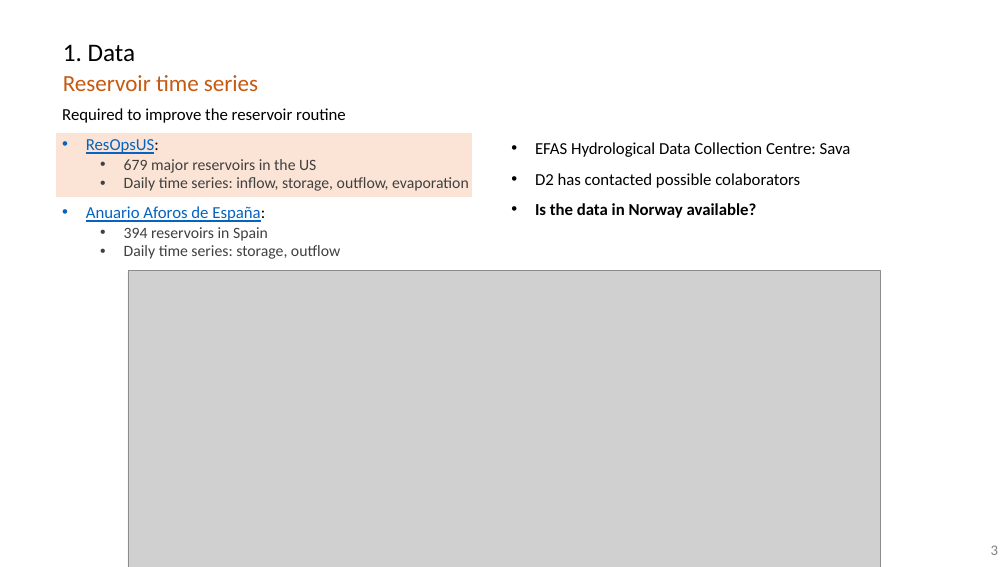
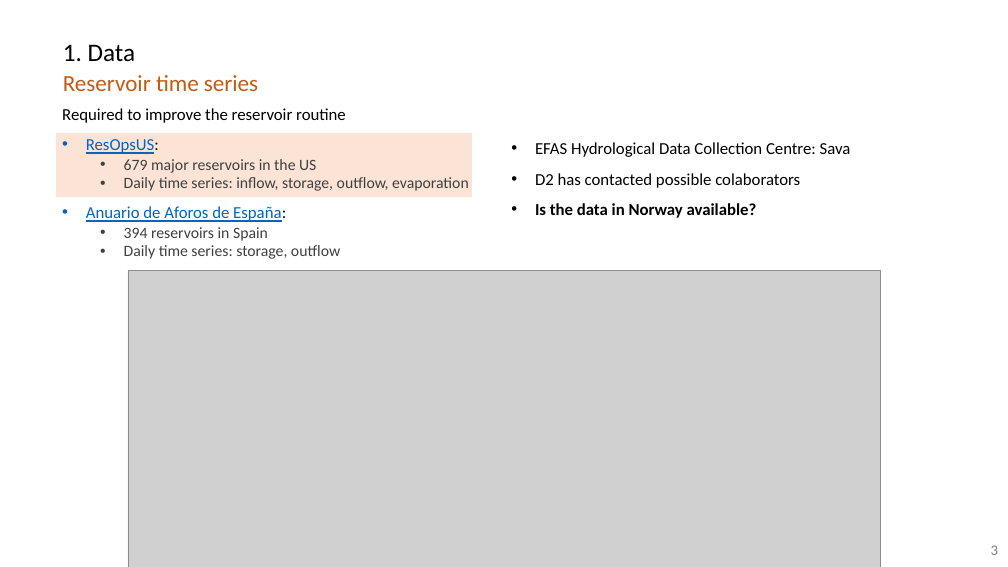
Before and after one commit to casadoj/lisflood-water_bodies, a slide deck: slide 3 of docs/meetings/20211121_D2_Gelati.pptx. Drawn at 1008x567 pixels with LibreOffice and Linux fonts; fonts in the diff are those of the drawing; grey boxes stand for pictures. Boxes give left, top, right and bottom in pixels: in the first picture for what was removed or moved away, otherwise in the second. Text is boxed around its words. In the diff, an @@ line names an element or a change of style, - is before the commit and + after.

```diff
--- a/docs/meetings/20211121_D2_Gelati.pptx
+++ b/docs/meetings/20211121_D2_Gelati.pptx
@@ text at [86,206,286,222]: text changed @@
-• Anuario Aforos de España:
+• Anuario de Aforos de España:
```
Also in this commit, not shown: 2 other slides changed.
